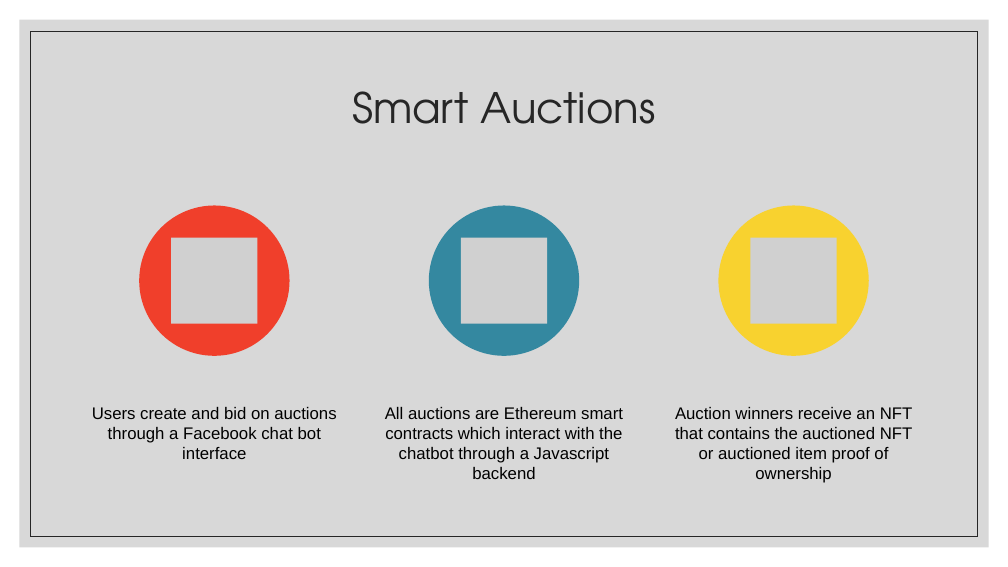
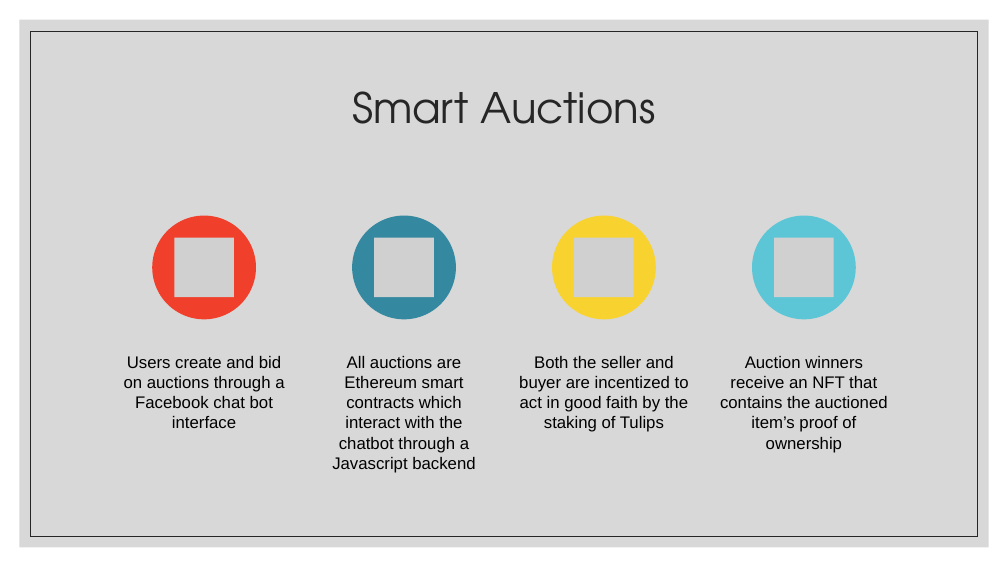
Before and after one commit to sudo-August/AuctionBlock-Chatbot, a slide deck: slide 2 of presentation/Auction Block.pptx. Drawn at 1008x567 pixels with LibreOffice and Linux fonts; fonts in the diff are those of the drawing; grey boxes stand for pictures. Boxes give left, top, right and bottom in pixels: in the first picture for what was removed or moved away, otherwise in the second. Text is boxed around its words. In the diff, an @@ line names an element or a change of style, - is before the commit and + after.

```diff
--- a/presentation/Auction Block.pptx
+++ b/presentation/Auction Block.pptx
@@ ellipse: place and size @@
-ellipse at <box>139,206,290,356</box>
+ellipse at <box>152,216,256,319</box>
@@ picture removed at <box>172,237,258,324</box> @@
@@ ellipse: place and size @@
-ellipse at <box>429,206,579,356</box>
+ellipse at <box>352,216,456,319</box>
@@ picture: place and size @@
-picture at <box>461,237,547,324</box>
+picture at <box>374,237,434,297</box>
@@ picture: place and size @@
-picture at <box>751,237,837,324</box>
+picture at <box>575,237,634,297</box>
@@ ellipse: place and size @@
-ellipse at <box>718,206,869,356</box>
+ellipse at <box>752,216,856,319</box>
@@ ellipse at <box>752,216,856,319</box>: fill #F8D22F to #5CC6D6 @@
@@ group added at <box>175,216,834,432</box>: 2 pictures, 1 ellipse, 1 text @@
+Both the seller and buyer are incentized to act in good faith by the staking of Tulips
@@ text "Users create and bid on ..." rewrapped from <box>92,407,336,459</box> to <box>124,356,284,428</box> @@
@@ text "All auctions are Ethereum smart ..." rewrapped from <box>385,407,623,479</box> to <box>332,356,475,473</box> @@
@@ text at <box>720,356,888,453</box>: text changed @@
-Auction winners receive an NFT that contains the auctioned NFT or auctioned item proof of ownership
+Auction winners receive an NFT that contains the auctioned item’s proof of ownership
```
Also in this commit, not shown: 2 other slides changed, 2 other files.
